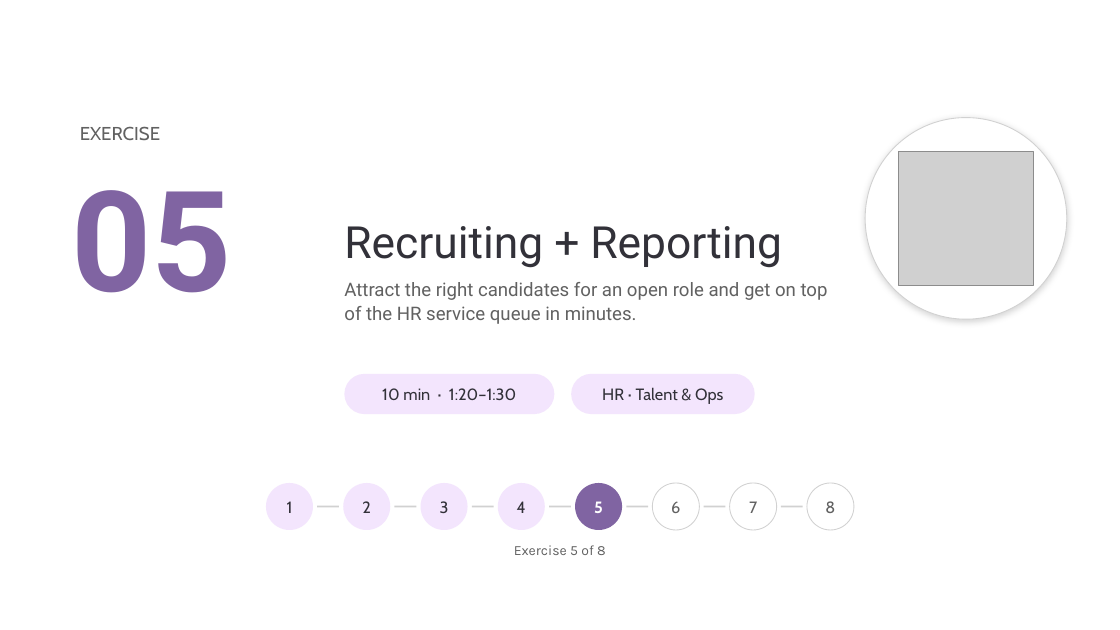
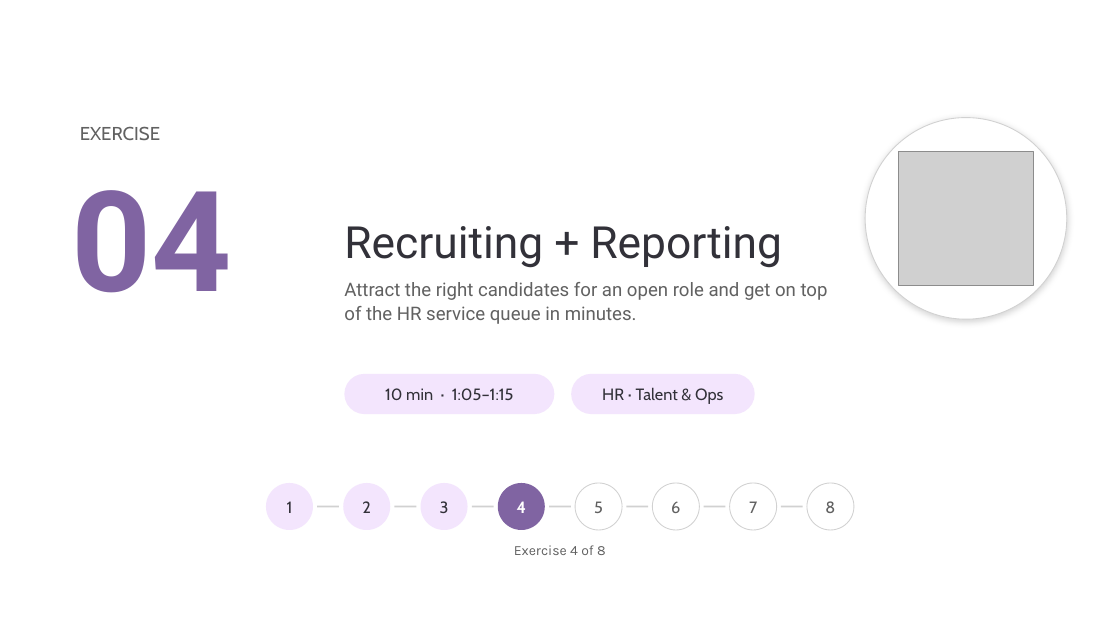
Before and after one commit to ragage/ai_hr_cowork_workshop, a slide deck: slide 32 of instructor/instructor-deck.pptx (slide 36 before the commit). Drawn at 1120x630 pixels with LibreOffice and Linux fonts; fonts in the diff are those of the drawing; grey boxes stand for pictures; background and template pictures are left out. Boxes give left, top, right and bottom in pixels: in the first picture for what was removed or moved away, otherwise in the second. Text is boxed around its words. In the diff, an @@ line names an element or a change of style, - is before the commit and + after.

```diff
--- a/instructor/instructor-deck.pptx
+++ b/instructor/instructor-deck.pptx
@@ text at box(71, 190, 231, 293): text changed @@
-05
+04
@@ text at box(385, 388, 514, 400): text changed @@
-10 min · 1:20–1:30
+10 min · 1:05–1:15
@@ text "4" at box(517, 501, 526, 513): text colour #323139 to #FFFFFF, bold on @@
@@ ellipse at box(498, 483, 545, 530): fill #F3E5FD to #8064A2 @@
@@ text "5" at box(594, 501, 603, 513): text colour #FFFFFF to #616161, bold off @@
@@ ellipse at box(576, 483, 623, 530): fill #8064A2 to #FFFFFF; outline none to #D1D1D1 0.75 pt @@
@@ text at box(514, 545, 606, 555): text changed @@
-Exercise 5 of 8
+Exercise 4 of 8
```
Also in this commit, not shown: 43 other slides changed, 1 slide added, 55 other files.
